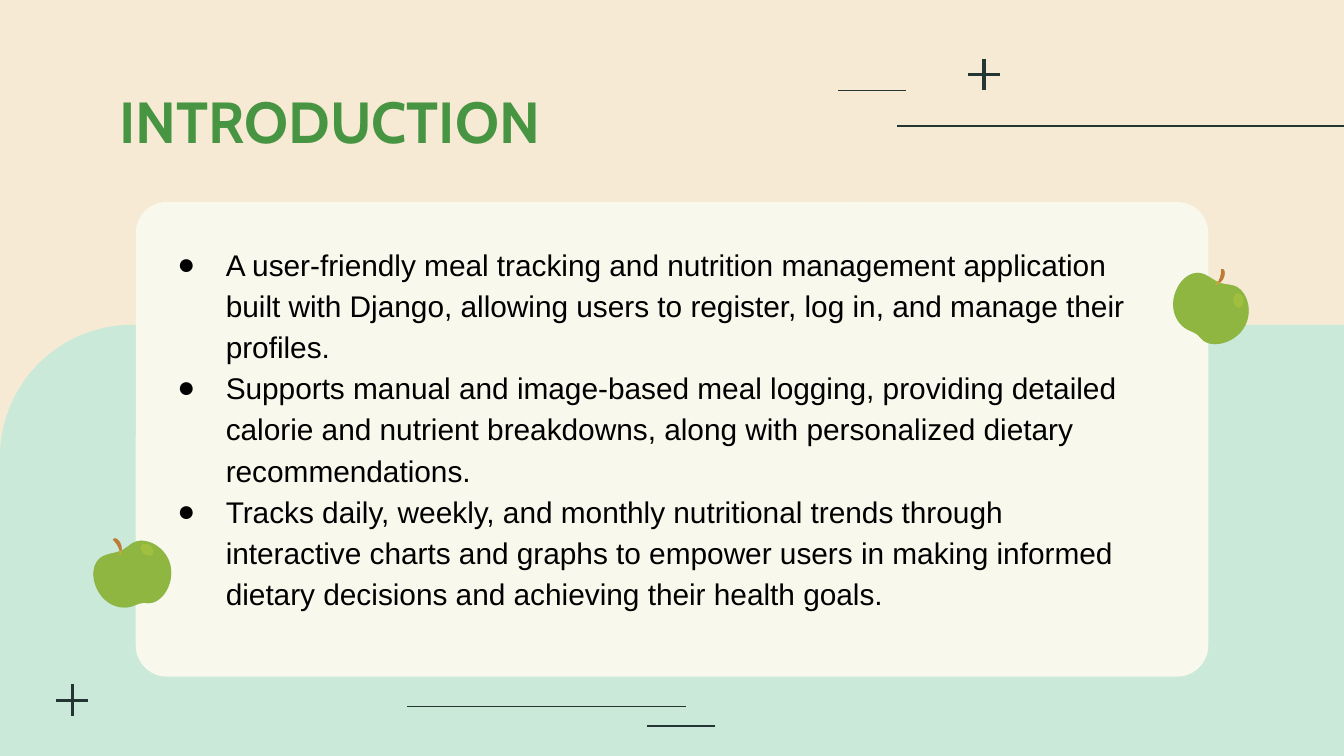
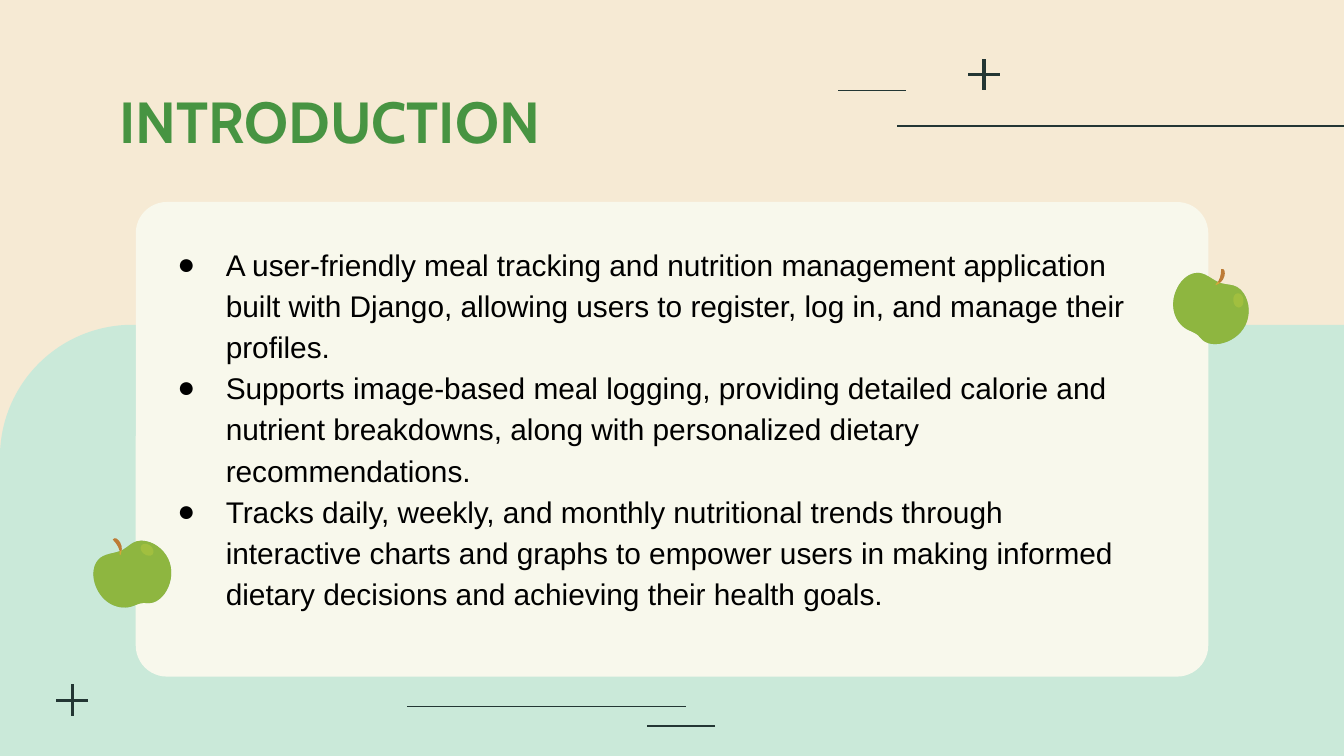
Before and after one commit to VaishnaviChelagola/Nutriwise-smart-food, a slide deck: slide 4 of SmartFoodDairy.pptx. Drawn at 1344x756 pixels with LibreOffice and Linux fonts; fonts in the diff are those of the drawing; background and template pictures are left out. Boxes give left, top, right and bottom in pixels: in the first picture for what was removed or moved away, otherwise in the second. Text is boxed around its words. In the diff, an @@ line names an element or a change of style, - is before the commit and + after.

```diff
--- a/SmartFoodDairy.pptx
+++ b/SmartFoodDairy.pptx
@@ text at [226, 377, 1106, 483]: text changed @@
-● Supports manual and image-based meal logging, providing detailed calorie and nutrient breakdowns, along with personalized dietary recommendations.
+● Supports image-based meal logging, providing detailed calorie and nutrient breakdowns, along with personalized dietary recommendations.
```
